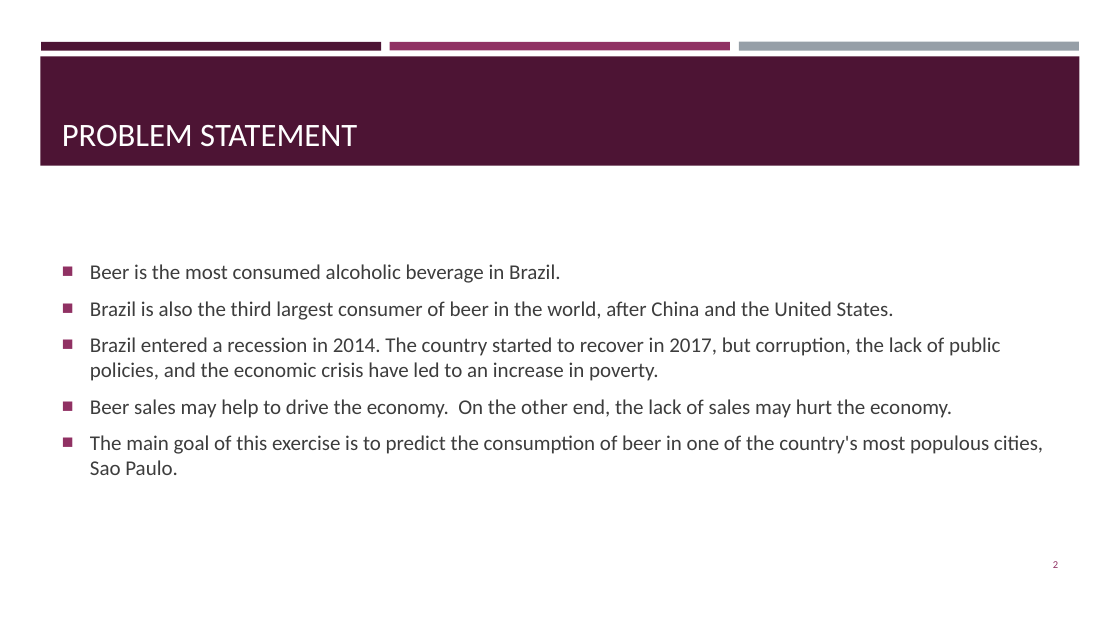
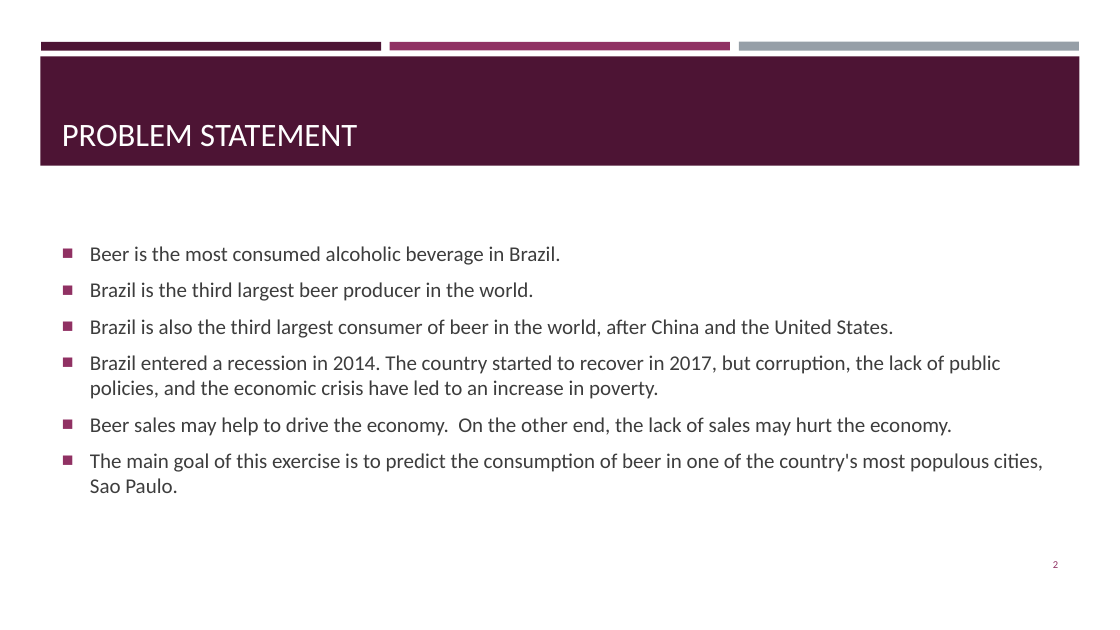
Before and after one commit to devonoregan/devon_oregan_final_part4_project, a slide deck: slide 2 of part4.pptx. Drawn at 1120x630 pixels with LibreOffice and Linux fonts; fonts in the diff are those of the drawing. Boxes give left, top, right and bottom in pixels: in the first picture for what was removed or moved away, otherwise in the second. Text is boxed around its words. In the diff, an @@ line names an element or a change of style, - is before the commit and + after.

```diff
--- a/part4.pptx
+++ b/part4.pptx
@@ text at (x1=90, y1=282, x2=533, y2=301): paragraph added @@
+■ Brazil is the third largest beer producer in the world.
```
Also in this commit, not shown: 1 other slide changed.
